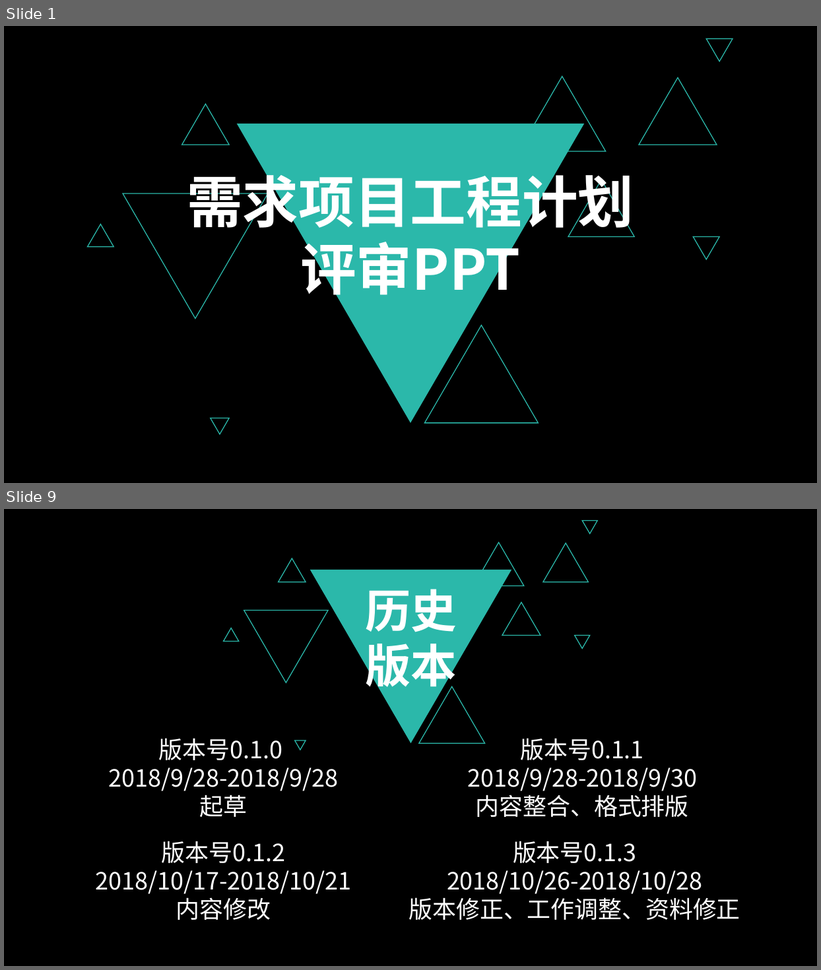
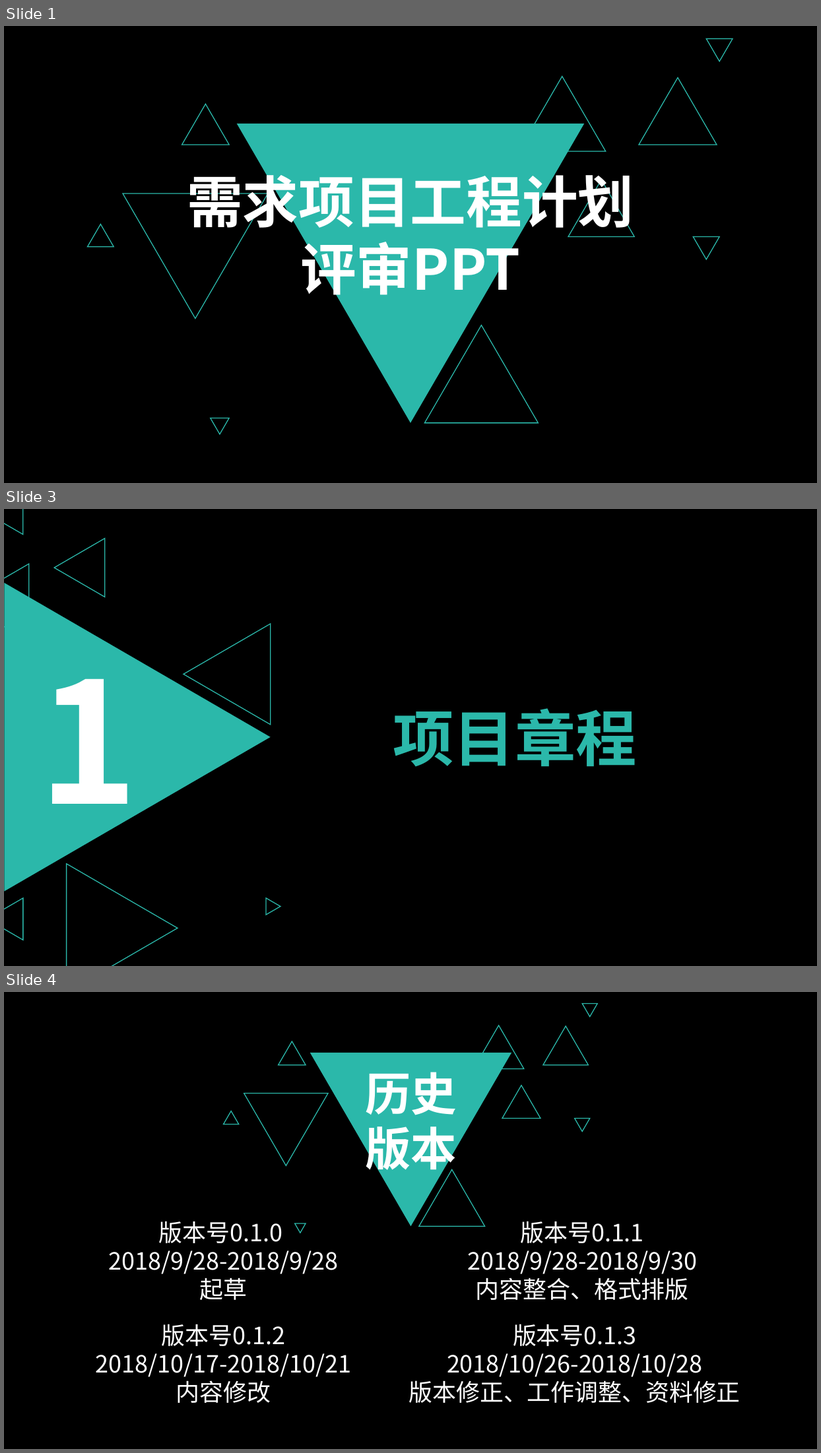
Before and after one commit to PRD2018-G03/PRD2018-G03-SoftwareEngineeringProject, a slide deck: 受控文档/08_其他任务/需求项目工程计划评审PPT/需求项目工程计划评审PPT.pptx. Shown one above the other, each under a label of ours: slides 1 and 9 before the commit, slides 1, 3 and 4 after it; the slides between them are not shown. The pictures are 821x970 and 821x1453 pixels, drawn with LibreOffice and Linux fonts; fonts in the diff are those of the drawing. Boxes give left, top, right and bottom in pixels: in the first picture for what was removed or moved away, otherwise in the second. Text is boxed around its words. In the diff, an @@ line names an element or a change of style, - is before the commit and + after.

Commit message:
update 项目章程 0.1.2

```diff
--- a/受控文档/08_其他任务/需求项目工程计划评审PPT/需求项目工程计划评审PPT.pptx
+++ b/受控文档/08_其他任务/需求项目工程计划评审PPT/需求项目工程计划评审PPT.pptx
@@ slide 3 added at bbox=[4, 509, 817, 966], background #000000 @@
@@ group added at bbox=[4, 509, 281, 966]: 8 triangles @@
@@ text added at bbox=[38, 633, 138, 845], 199 pt, text #FFFFFF, bold @@
+1
@@ text added at bbox=[393, 708, 637, 767], 72 pt, text #2BB8AA, bold @@
+项目章程
@@ what was slide 9 is now slide 4 @@
```
Also in this commit, not shown: 1 slide changed, 6 slides removed, 2 other files.
